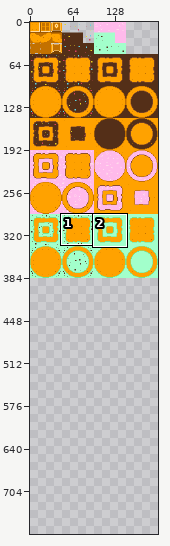
Sprite sheet: assets/tileset.png. The first picture is a wide view before the edit; the outline marks the close-up.
Close-up. Before the commit:
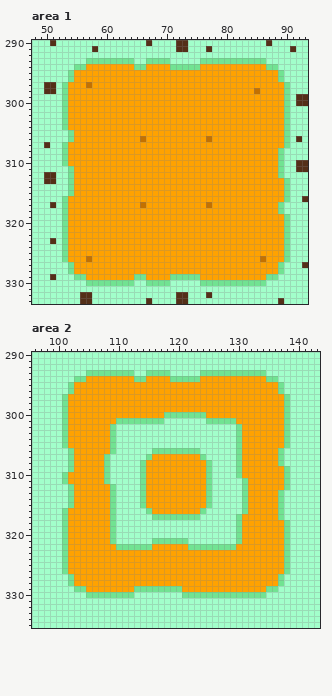
The file is 208x384 pixels. Shown: area 1: x 48..93, y 290..333; area 2: x 96..143, y 290..335. The old version is drawn lined up with the new one, on the new canvas. The commit also changed other parts of the picture, which this record leaves out.
Now the later version:
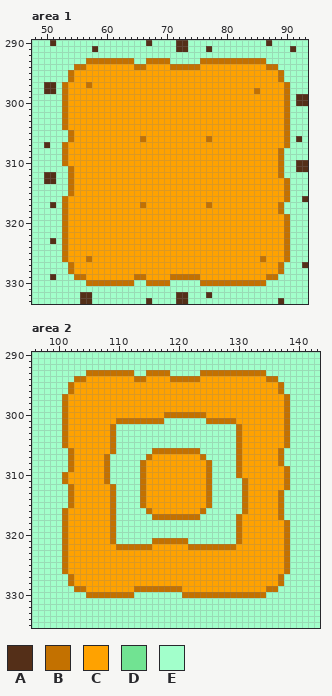
Palette (. is transparent): A #542f18  B #c37100  C #ffa200  D #71e392  E #a2ffcb
What changed:
canvas 208x384 -> 192x768 (the part of the old canvas that was cut away was empty and is not shown)
Changed rows in their new state; - is an unchanged pixel.
Area 1:
first column x 53:
293 ----BBBBBBBB--BBBB-----BBBBBBBBBBB----
294 --BB--------BB----BBBBB-----------BB--
295 -B----------------------------------B-
296 -B----------------------------------B-
297 B------------------------------------B
298 B------------------------------------B
299 B------------------------------------B
300 B------------------------------------B
301 B------------------------------------B
302 B------------------------------------B
303 B------------------------------------B
304 B------------------------------------B
305 -B-----------------------------------B
306 -B-----------------------------------B
307 B------------------------------------B
308 B-----------------------------------B-
309 B-----------------------------------B-
310 B-----------------------------------B-
311 -B----------------------------------B-
312 -B----------------------------------B-
313 -B-----------------------------------B
314 -B-----------------------------------B
315 -B-----------------------------------B
316 B------------------------------------B
317 B-----------------------------------B-
318 B-----------------------------------B-
319 B------------------------------------B
320 B------------------------------------B
321 B------------------------------------B
322 B------------------------------------B
323 B------------------------------------B
324 B------------------------------------B
325 B------------------------------------B
326 B------------------------------------B
327 -B----------------------------------B-
328 -B----------------------------------B-
329 --BB--------BB----BBBBB-----------BB--
330 ----BBBBBBBB--BBBB-----BBBBBBBBBBB----
Area 2:
first column x 101:
293 ----BBBBBBBB--BBBB-----BBBBBBBBBBB----
294 --BB--------BB----BBBBB-----------BB--
295 -B----------------------------------B-
296 -B----------------------------------B-
297 B------------------------------------B
298 B------------------------------------B
299 B------------------------------------B
300 B----------------BBBBBBB-------------B
301 B--------BBBBBBBB-------BBBBB--------B
302 B-------B--------------------B-------B
303 B-------B--------------------B-------B
304 B-------B--------------------B-------B
305 B-------B--------------------B-------B
306 -B------B------BBBBBBBB------B------B-
307 -B-----B------B--------B-----B------B-
308 -B-----B-----B----------B----B------B-
309 -B-----B-----B----------B----B-------B
310 B------B-----B----------B----B-------B
311 B------B-----B----------B-----B------B
312 -B------B----B----------B-----B------B
313 -B------B----B----------B-----B-----B-
314 -B------B----B----------B-----B-----B-
315 -B------B----B----------B-----B-----B-
316 B-------B-----B--------B------B-----B-
317 B-------B------BBBBBBBB------B------B-
318 B-------B--------------------B-------B
319 B-------B--------------------B-------B
320 B-------B--------------------B-------B
321 B-------B------BBBBBB--------B-------B
322 B--------BBBBBB------BBBBBBBB--------B
323 B------------------------------------B
324 B------------------------------------B
325 B------------------------------------B
326 B------------------------------------B
327 -B----------------------------------B-
328 -B----------------------------------B-
329 --BB--------BBBBBBBB--------------BB--
330 ----BBBBBBBB--------BBBBBBBBBBBBBB----
